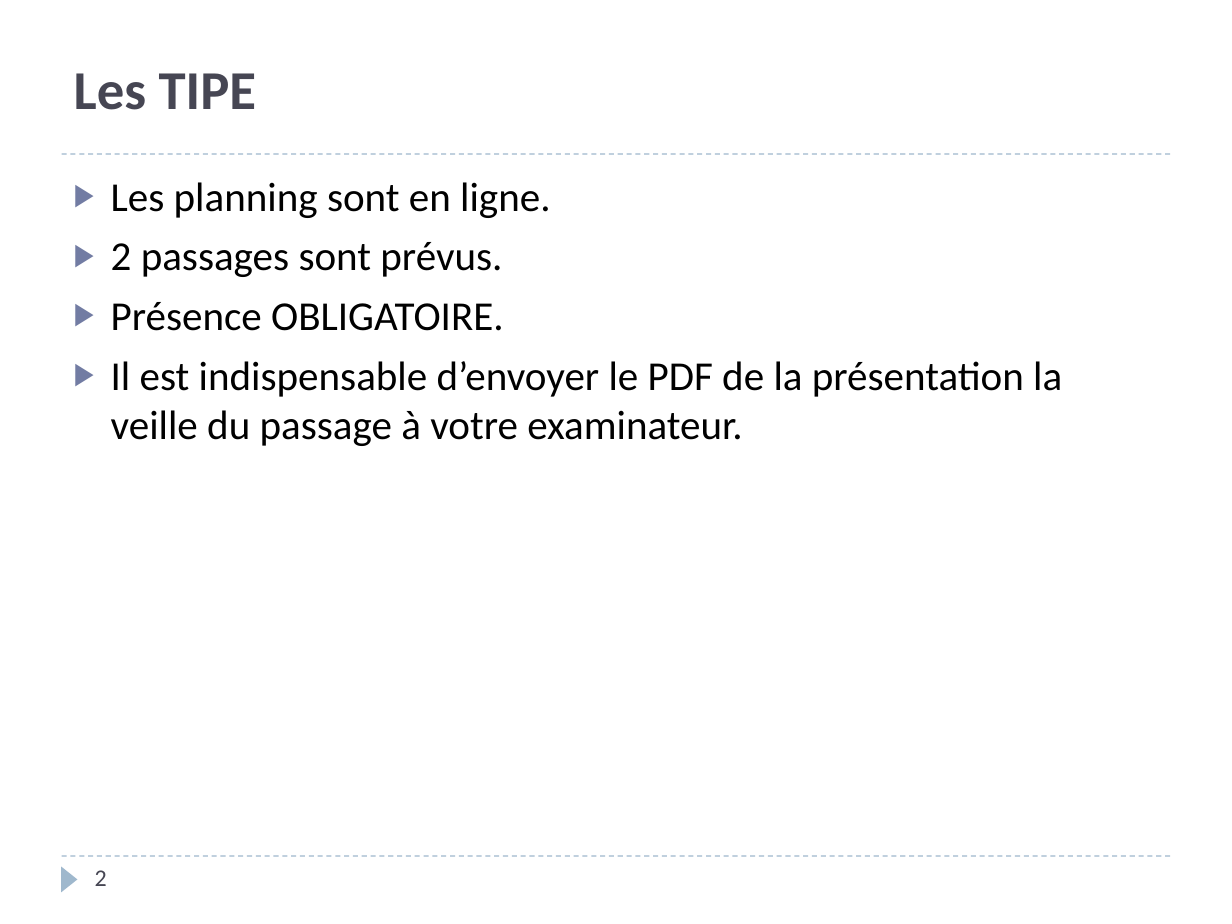
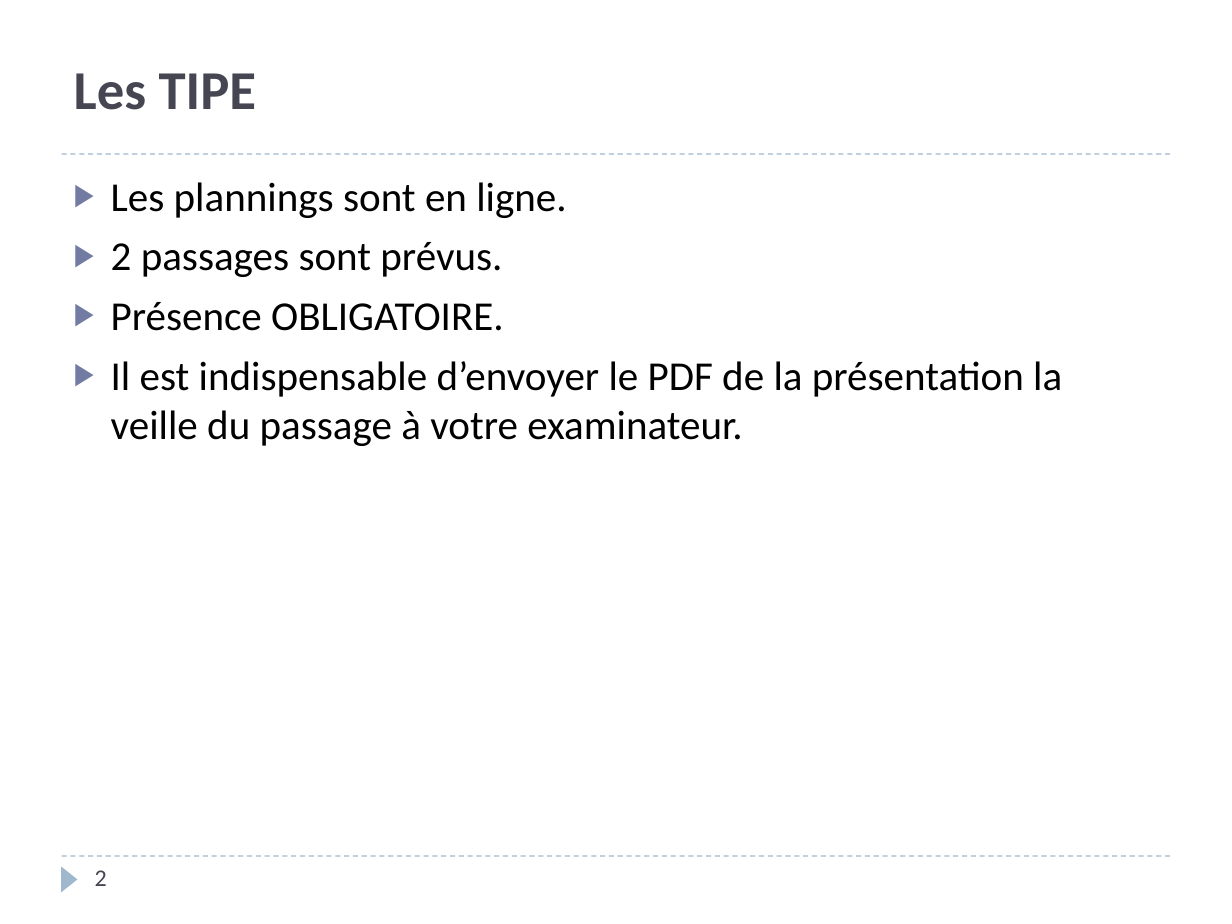
Before and after one commit to xpessoles/PSI_Preparation_Oral, a slide deck: slide 2 of PresentationsEpreuves/PreparationOral.pptx. Drawn at 1232x924 pixels with LibreOffice and Linux fonts; fonts in the diff are those of the drawing. Boxes give left, top, right and bottom in pixels: in the first picture for what was removed or moved away, otherwise in the second. Text is boxed around its words. In the diff, an @@ line names an element or a change of style, - is before the commit and + after.

```diff
--- a/PresentationsEpreuves/PreparationOral.pptx
+++ b/PresentationsEpreuves/PreparationOral.pptx
@@ text at <box>111,182,566,218</box>: text changed @@
-▶ Les planning sont en ligne.
+▶ Les plannings sont en ligne.
```
Also in this commit, not shown: 2 other files.
